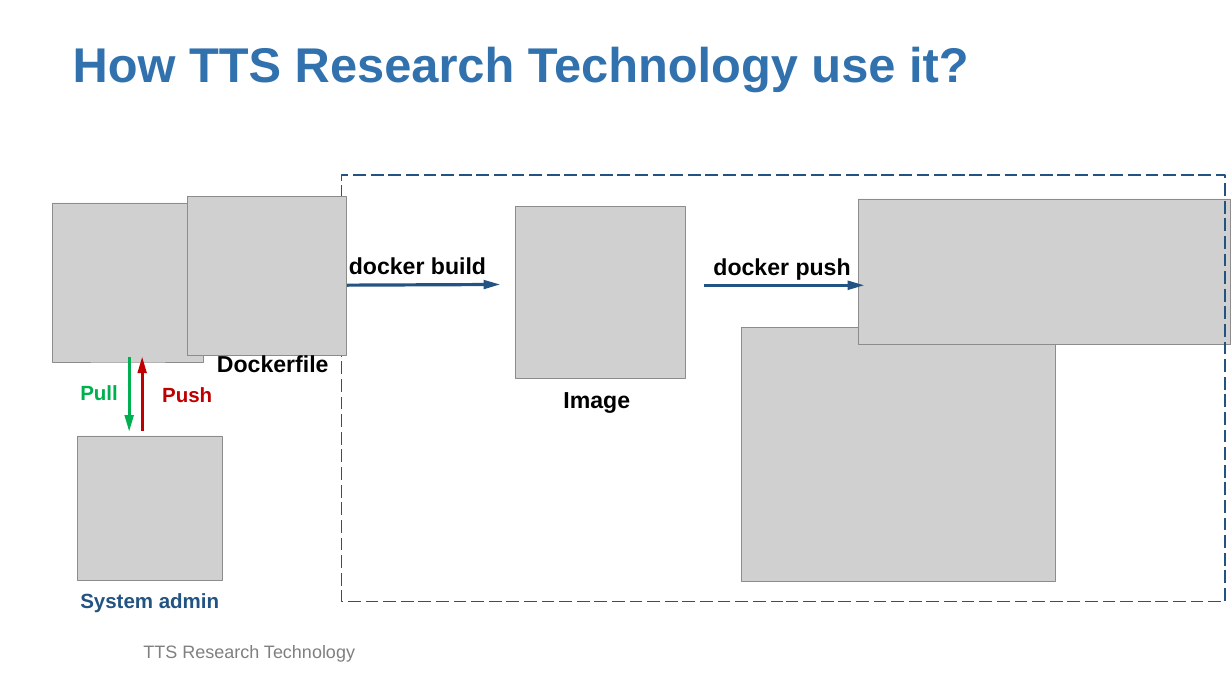
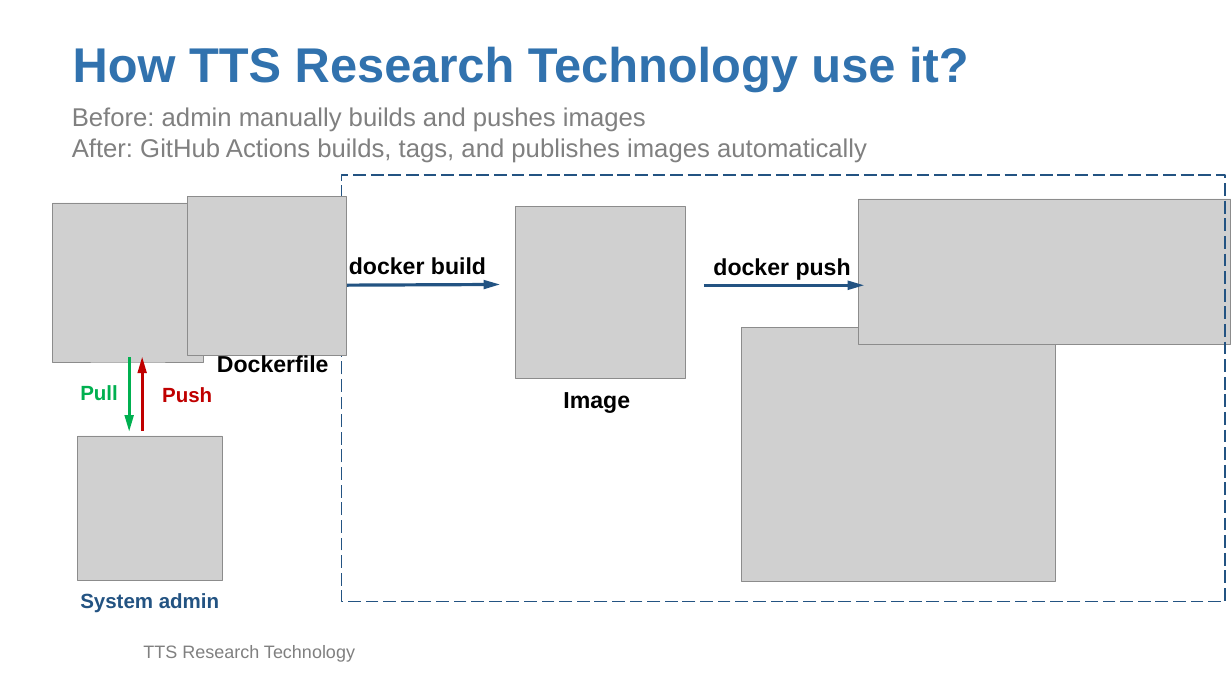
Before and after one commit to TuftsHPCbioinfo/GitHubActionDemo, a slide deck: slide 23 of github_action_docker_slide.pptx (slide 24 before the commit). Drawn at 1232x693 pixels with LibreOffice and Linux fonts; fonts in the diff are those of the drawing; grey boxes stand for pictures; background and template pictures are left out. Boxes give left, top, right and bottom in pixels: in the first picture for what was removed or moved away, otherwise in the second. Text is boxed around its words. In the diff, an @@ line names an element or a change of style, - is before the commit and + after.

```diff
--- a/github_action_docker_slide.pptx
+++ b/github_action_docker_slide.pptx
@@ subtitle added at (72,107,867,163), 20 pt, text #808080 @@
+Before: admin manually builds and pushes images
+After: GitHub Actions builds, tags, and publishes images automatically
```
Also in this commit, not shown: 3 other slides changed, 2 slides added, 1 slide removed, 2 other files.
